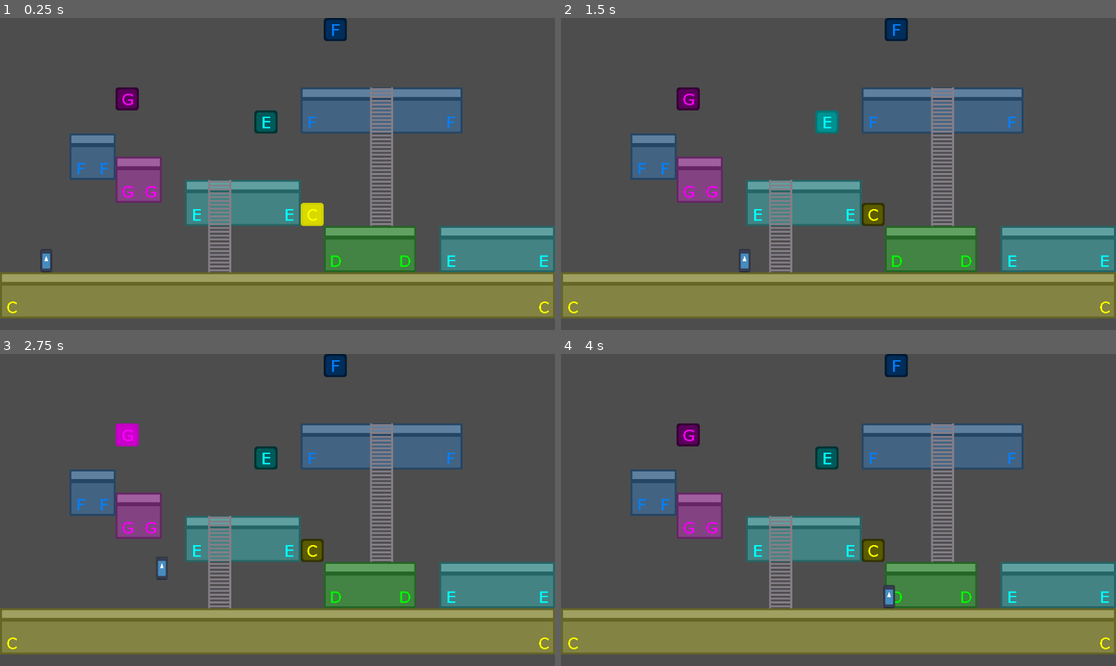
Above: before the commit, frames 1-4 (two rows, left to right).
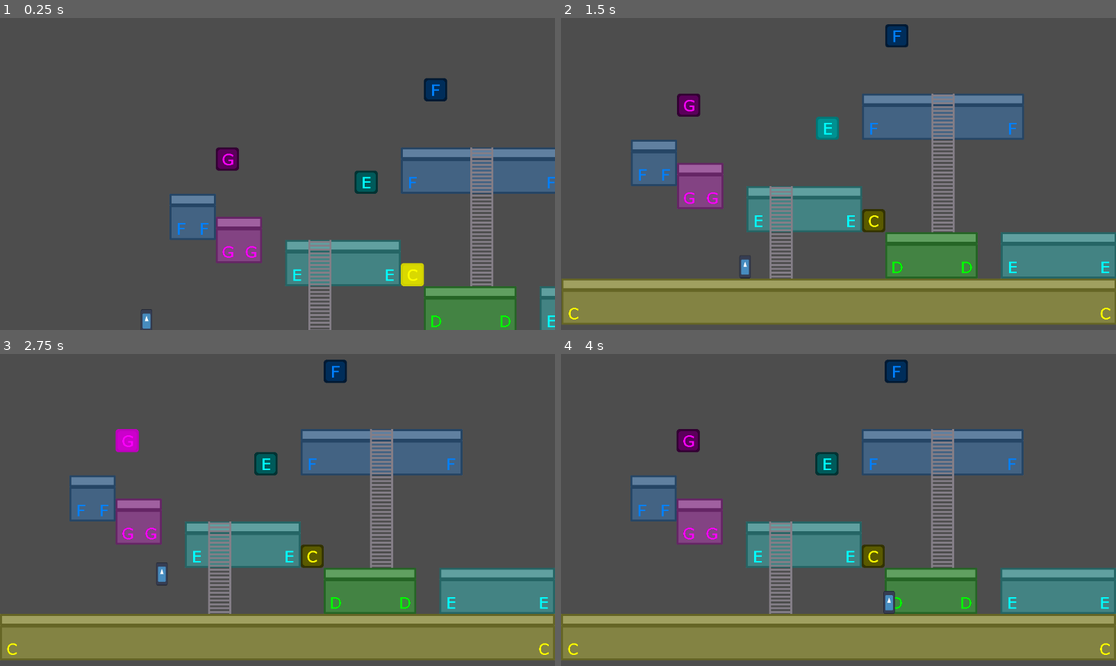
Above: after the commit, the same moments.

Repository: nicom7/game-off-2023
Game: Godot game, scene res://levels/world.tscn
Two runs of this game, one before a commit and one after it. Both use one fixed random seed, a clock stepped at 60 frames per second and the inputs below. The engine's default icon, where the game draws it, is replaced by a stand-in: a white triangle on a blue panel in a dark square.
Inputs:
- Up to frame 1 (0.25 s): no input
- Up to frame 2 (1.5 s): hold Right (ui_right) from 0.53 s (still down); tap U (A_note) at 0.6 s; tap I (B_note) at 1.35 s
- Up to frame 3 (2.75 s): release Right (ui_right) at 2.03 s; hold Left (ui_left) from 2.03 s (still down); tap O (C_note) at 2.1 s
- Up to frame 4 (4 s): release Left (ui_left) at 2.78 s; hold Right (ui_right) from 2.78 s (still down); tap P (D_note) at 2.85 s; tap R (E_note) at 3.6 s

The runs differ from the first frame. In frame 1, 41% of the frame differs, in the area x 0-100%, y 0-100%; in frame 2, 19%; in frame 3, 18%; in frame 4, 18%.

Commit message:
Add camera transitions
- Toggle between "overview camera" when playing sequence and "player camera" when recording

Diff:
--- a/game_objects/switch_blocks/block_sequence.gd
+++ b/game_objects/switch_blocks/block_sequence.gd
@@ -17,7 +17,8 @@
 var _current_sequence_end: int = 0
 var _sequence_state: SequenceState = SequenceState.DEMO
 
-signal sequence_played
+signal sequence_finished(valid: bool)
+signal sequence_played(demo_sequence: bool)
 signal finished
 
 func start() -> void:
@@ -55,7 +56,7 @@
 		timer.start()
 		await $BlockTimer.timeout
 
-	sequence_played.emit()
+	sequence_played.emit(_sequence_state == SequenceState.DEMO)
 
 func _validate_block(block: SwitchBlock) -> bool:
 	var valid = _blocks[_current_sequence[_sequence_cursor]] == block
@@ -89,7 +90,7 @@
 	_play_sequence(_current_sequence.slice(0, _current_sequence_end + 1))
 
 
-func _on_sequence_played() -> void:
+func _on_sequence_played(_demo_sequence: bool) -> void:
 	match _sequence_state:
 		SequenceState.DEMO:
 			_sequence_state = SequenceState.PLAYBACK
@@ -110,6 +111,7 @@
 				_set_block_valid(_current_sequence[_sequence_cursor])
 			else:
 				# Sequence finished; next sequence or success
+				sequence_finished.emit(true)
 				if _current_sequence_end < sequence_length_max - 1:
 					_sequence_state = SequenceState.PLAYBACK
 					_setup_next_sequence(false)
@@ -120,5 +122,6 @@
 					finished.emit()
 		else:
 			# Reset current sequence
+			sequence_finished.emit(false)
 			_sequence_state = SequenceState.PLAYBACK
 			_setup_next_sequence(true)
--- a/levels/world.gd
+++ b/levels/world.gd
@@ -3,6 +3,9 @@
 var player_tone: Globals.Tone
 @export var ambient_note_player_scene: PackedScene
 var ambient_note_player: NotePlayer
+
+@onready var _camera: Camera2D = %Camera2D
+@onready var _camera_target: Node2D = %CameraCenter
 
 # Called when the node enters the scene tree for the first time.
 func _ready() -> void:
@@ -11,7 +14,7 @@
 
 # Called every frame. 'delta' is the elapsed time since the previous frame.
 func _process(delta: float) -> void:
-	pass
+	_camera.global_position = _camera_target.global_position
 
 
 func _on_player_current_tone_changed(tone: Globals.Tone) -> void:
@@ -37,3 +40,16 @@
 
 func _on_new_block_sequence_timer_timeout() -> void:
 	$BlockSequence.start()
+
+
+func _on_block_sequence_sequence_played(demo_sequence: bool) -> void:
+	if !demo_sequence:
+		_camera.drag_horizontal_enabled = true
+		_camera.drag_vertical_enabled = true
+		_camera_target = %Player
+
+
+func _on_block_sequence_sequence_finished(valid) -> void:
+	_camera.drag_horizontal_enabled = false
+	_camera.drag_vertical_enabled = false
+	_camera_target = %CameraCenter
--- a/levels/world.tscn
+++ b/levels/world.tscn
@@ -35,6 +35,7 @@
 layer_2/tile_data = PackedInt32Array(786432, 65539, 2, 786433, 131075, 2, 786434, 131075, 2, 786435, 131075, 2, 786436, …(1765 unchanged characters)…
 
 [node name="Player" parent="." node_paths=PackedStringArray("current_floor_map") instance=ExtResource("6_ahra0")]
+unique_name_in_owner = true
 position = Vector2(96, 492)
 current_floor_map = NodePath("../Platforms")
 
@@ -126,7 +127,22 @@
 position = Vector2(336, 384)
 tone = 6
 
+[node name="CameraCenter" type="Marker2D" parent="."]
+unique_name_in_owner = true
+position = Vector2(576, 312)
+
+[node name="Camera2D" type="Camera2D" parent="."]
+unique_name_in_owner = true
+position_smoothing_enabled = true
+position_smoothing_speed = 4.0
+drag_left_margin = 0.1
+drag_top_margin = 0.1
+drag_right_margin = 0.1
+drag_bottom_margin = 0.1
+
 [connection signal="current_tone_changed" from="Player" to="." method="_on_player_current_tone_changed"]
 [connection signal="on_floor_changed" from="Player" to="." method="_on_player_on_floor_changed"]
 [connection signal="finished" from="BlockSequence" to="." method="_on_block_sequence_finished"]
+[connection signal="sequence_finished" from="BlockSequence" to="." method="_on_block_sequence_sequence_finished"]
+[connection signal="sequence_played" from="BlockSequence" to="." method="_on_block_sequence_sequence_played"]
 [connection signal="timeout" from="NewBlockSequenceTimer" to="." method="_on_new_block_sequence_timer_timeout"]
